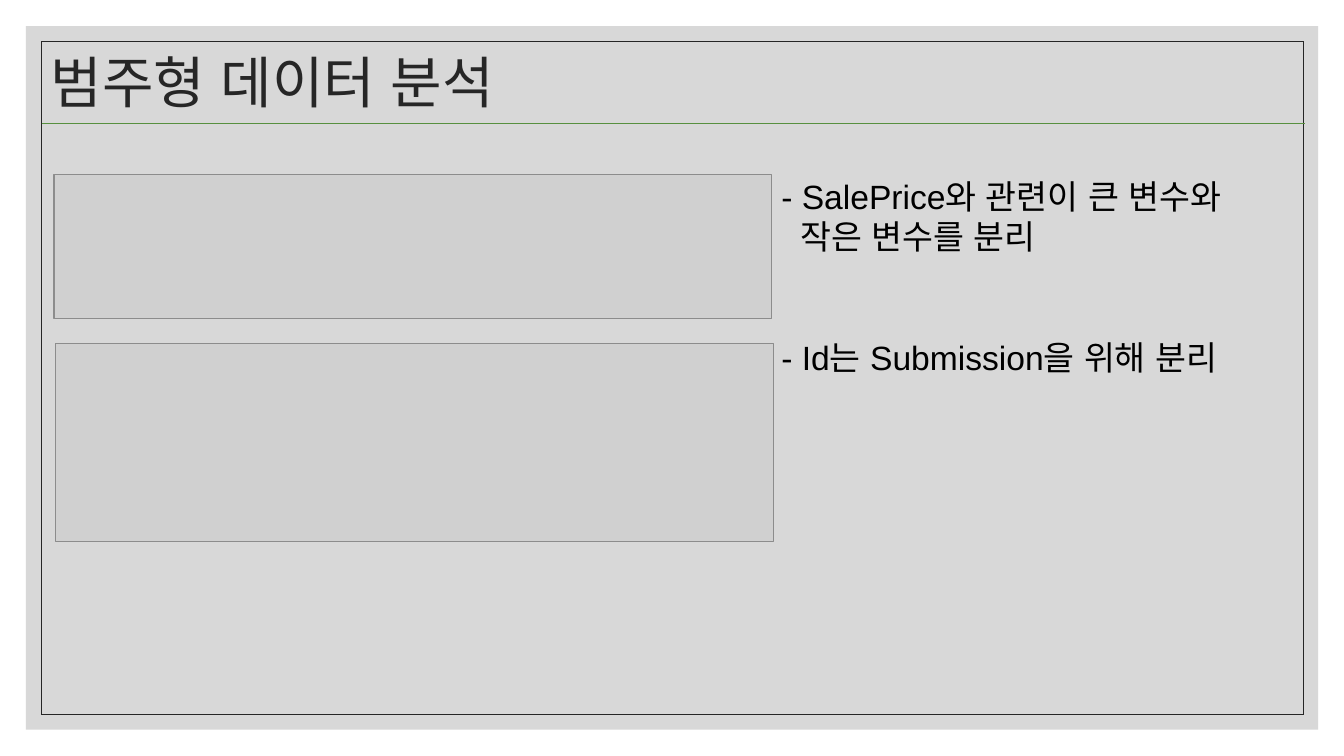
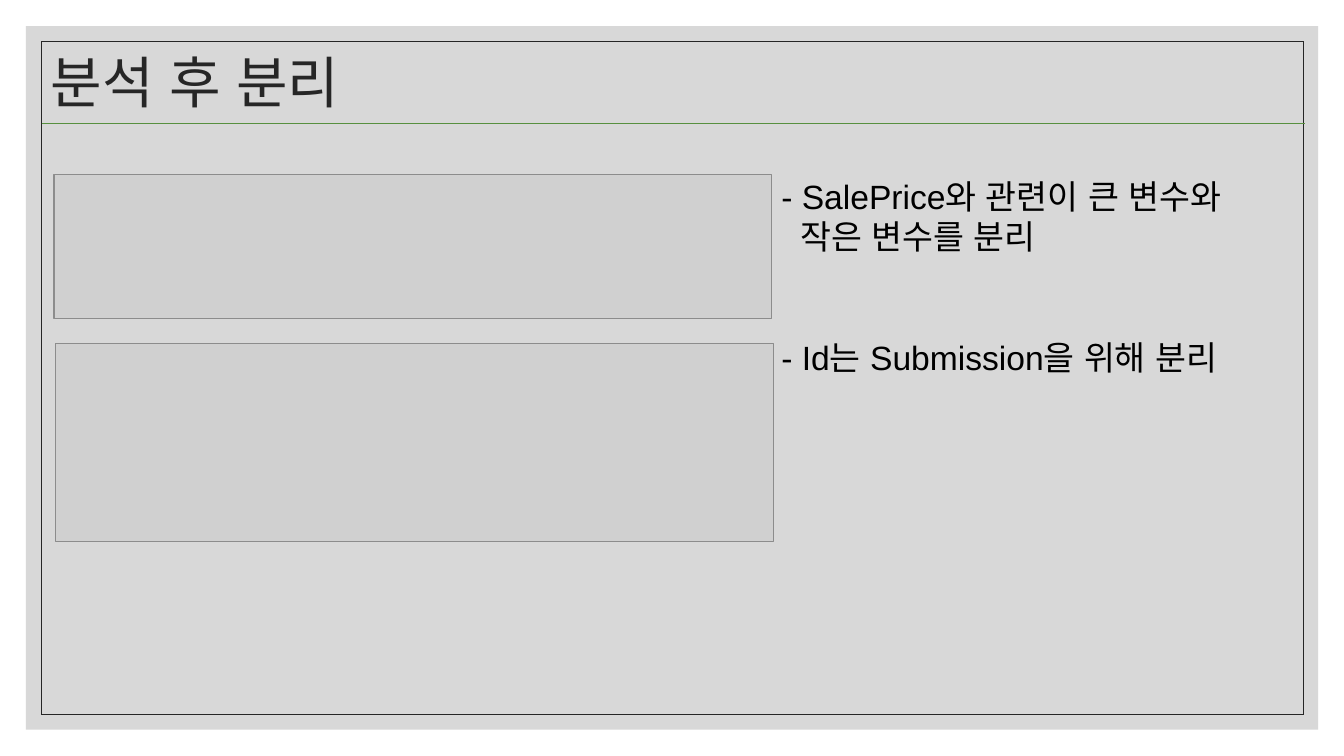
Before and after one commit to LunarLint/HouseSalePrice, a slide deck: slide 16 of 집값예상도출.pptx. Drawn at 1344x756 pixels with LibreOffice and Linux fonts; fonts in the diff are those of the drawing; grey boxes stand for pictures. Boxes give left, top, right and bottom in pixels: in the first picture for what was removed or moved away, otherwise in the second. Text is boxed around its words. In the diff, an @@ line names an element or a change of style, - is before the commit and + after.

Commit message:
v0.7
ppt 수정

```diff
--- a/집값예상도출.pptx
+++ b/집값예상도출.pptx
@@ title at [51,56,339,108]: text changed @@
-범주형 데이터 분석
+분석 후 분리
```
